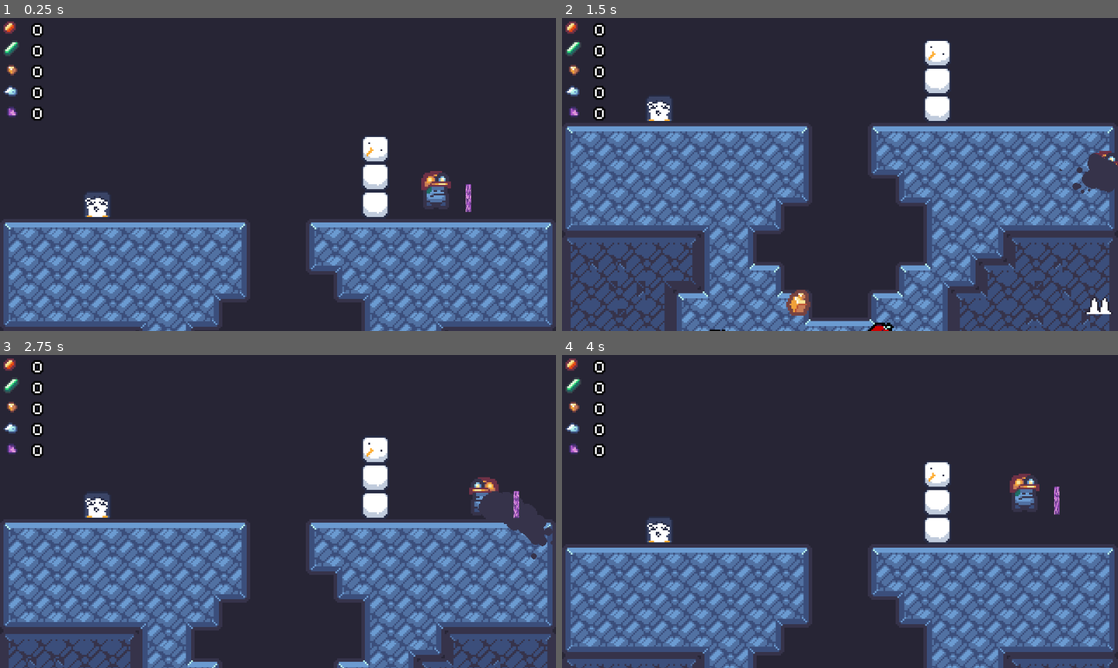
Above: before the commit, frames 1-4 (two rows, left to right).
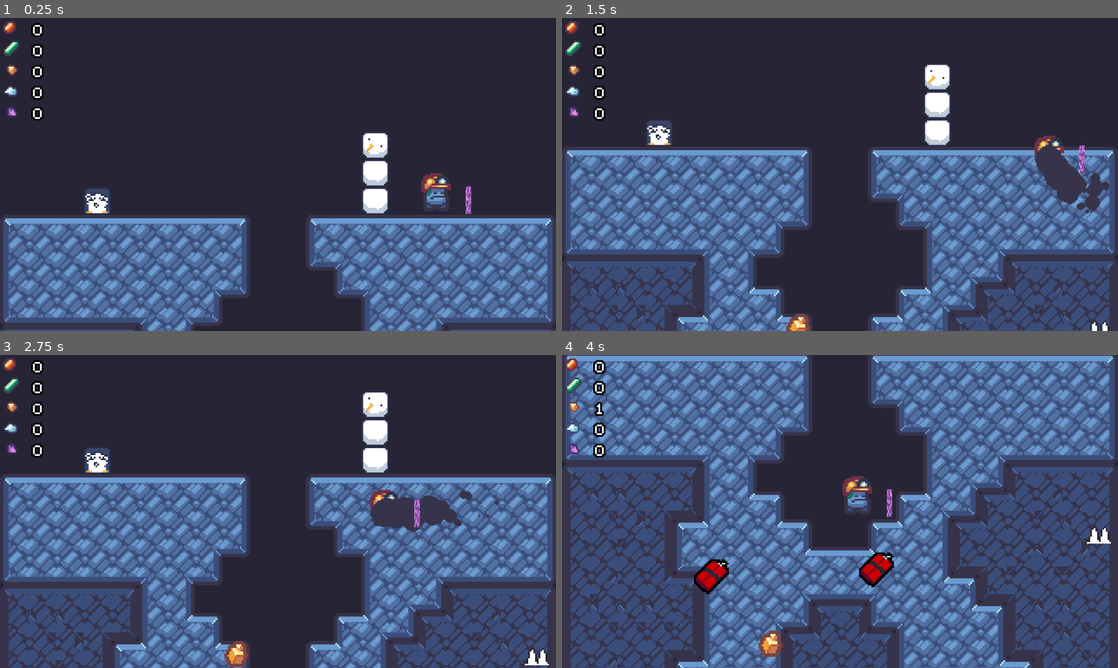
Above: after the commit, the same moments.

Repository: Ninesliced/ludumdare-57
Game: Godot game, scene res://scenes/main.tscn
Same seed, same stepped clock (60 frames per second), same inputs: the game is played once before the commit and once after it. The engine's default icon, where the game draws it, is replaced by a stand-in: a white triangle on a blue panel in a dark square.
Inputs (mouse positions are in pixels of both pictures, inside the frame that each line leads up to):
- Up to frame 1 (0.25 s): no input
- Up to frame 2 (1.5 s): move the mouse to (962, 158) at 0.52 s; hold D (right) 0.53-1.25 s; hold J (burrow) 0.53-1.25 s; click (962, 158) at 0.67 s; tap Space (jump) at 0.77, 0.8, 1.07 s; drag from (728, 190) to (795, 305) at 1.27 s
- Up to frame 3 (2.75 s): move the mouse to (333, 442) at 2.02 s; hold A (left) from 2.03 s (still down); hold J (burrow) from 2.03 s (still down); tap Space (jump) at 2.3 s
- Up to frame 4 (4 s): release A (left) at 2.75 s; release J (burrow) at 2.75 s; drag from (812, 574) to (673, 464) at 2.77 s; move the mouse to (1006, 558) at 3.52 s; hold D (right) from 3.53 s (still down); hold Right mouse button (right_click) from 3.53 s (still down); tap Space (jump) at 3.77, 3.8 s

The runs differ from the first frame. In frame 1, 18% of the frame differs, in the area x 0-100%, y 36-100%; in frame 2, 36%; in frame 3, 40%; in frame 4, 71%, in the area x 0-100%, y 0-100%.

Commit message:
add player bounciness and jump_force always when exiting burrow stazte

Diff:
--- /dev/null
+++ b/scenes/entities/player/collision_detector.gd
@@ -0,0 +1 @@
+extends Area2D
--- a/scenes/entities/player/components/player_burrowed_component.gd
+++ b/scenes/entities/player/components/player_burrowed_component.gd
@@ -5,7 +5,7 @@
 @export var rotation_speed: float = 5.0
 @export var move_speed : float = 200.0
 @export var mode : MovementMode = MovementMode.Directional
-
+@export var bouncy: bool = true
 
 enum MovementMode {
 	Directional,
@@ -15,6 +15,7 @@
 var current_direction: Vector2 = Vector2.ZERO
 var last_input_vector: Vector2 = Vector2.ZERO
 var list_last_input_vector: Array = []
+
 func set_current_direction(direction: Vector2) -> void:
 	if mode == MovementMode.Cardinal:
 		var angle = rad_to_deg(direction.angle())
@@ -47,6 +48,10 @@
 	velocity = velocity.move_toward(current_direction * move_speed, acceleration * delta)
 
 	player.velocity = velocity
+	var collision = player.move_and_collide(player.velocity * delta)
+	if bouncy and collision:
+		player.velocity = velocity.bounce(collision.get_normal())
+		current_direction = player.velocity.normalized()
 	pass
 
 func handle_directional():
--- a/scenes/entities/player/components/player_ground_movement_component.gd
+++ b/scenes/entities/player/components/player_ground_movement_component.gd
@@ -52,6 +52,7 @@
 		velocity.y = velocity.y * 0.5
 
 	player.velocity = velocity
+	player.move_and_slide()
 
 
 
--- a/scenes/entities/player/player.gd
+++ b/scenes/entities/player/player.gd
@@ -15,6 +15,9 @@
 @export var hold_to_burrow: bool = false
 const FALL_DAMAGE_VELLOCITY_Y = 400
 const MAX_LIFE = 1
+
+signal on_collide()
+
 var life = MAX_LIFE:
 	set(value):
 		life = value
@@ -47,7 +50,6 @@
 		if(velocity_before_collision.y > FALL_DAMAGE_VELLOCITY_Y && is_on_floor()):
 			remove_live("fall")
 			print("AIE degat chute")
-	move_and_slide()
 
 	pass
 
--- a/scenes/entities/player/player.tscn
+++ b/scenes/entities/player/player.tscn
@@ -13,6 +13,7 @@
 [ext_resource type="Script" uid="uid://j8o233wa8k7s" path="res://scenes/entities/player/states/grounded.gd" id="7_ovg4i"]
 [ext_resource type="Script" uid="uid://bbtpx3uely5l6" path="res://scenes/entities/player/grounded_detector.gd" id="9_5sj0x"]
 [ext_resource type="PackedScene" uid="uid://dbfqheet23eng" path="res://scenes/entities/player/components/stamina_component.tscn" id="11_7wli1"]
+[ext_resource type="Script" uid="uid://b8ba8ntl5hfxw" path="res://scenes/entities/player/collision_detector.gd" id="13_r4dfn"]
 
 [sub_resource type="AtlasTexture" id="AtlasTexture_r4dfn"]
 atlas = ExtResource("2_r4dfn")
@@ -119,6 +120,9 @@
 [sub_resource type="RectangleShape2D" id="RectangleShape2D_5sj0x"]
 size = Vector2(20, 17)
 
+[sub_resource type="RectangleShape2D" id="RectangleShape2D_xy2vv"]
+size = Vector2(16, 17)
+
 [node name="Player" type="CharacterBody2D"]
 collision_layer = 16
 collision_mask = 3
@@ -141,7 +145,8 @@
 
 [node name="Burrowed" parent="StateMachine" node_paths=PackedStringArray("playerBurrowedComponent", "collisionShape", "groundedDetector", "staminaComponent") instance=ExtResource("5_1murt")]
 script = ExtResource("6_5sj0x")
-exit_force = 1.4
+jump_force = 1.4
+hold_to_jump = false
 playerBurrowedComponent = NodePath("PlayerBurrowedComponent")
 collisionShape = NodePath("../../CollisionShape2D")
 groundedDetector = NodePath("../../GroundedDetector")
@@ -206,6 +211,16 @@
 shape = SubResource("RectangleShape2D_5sj0x")
 debug_color = Color(0.616123, 0.525215, 0.30918, 0.42)
 
+[node name="CollisionDetector" type="Area2D" parent="."]
+unique_name_in_owner = true
+collision_layer = 0
+collision_mask = 2
+script = ExtResource("13_r4dfn")
+
+[node name="CollisionShape" type="CollisionShape2D" parent="CollisionDetector"]
+shape = SubResource("RectangleShape2D_xy2vv")
+debug_color = Color(0.97126, 0, 0.449169, 0.42)
+
 [node name="Camera" type="Camera2D" parent="." groups=["camera"]]
 limit_left = 0
 limit_right = 320
@@ -222,3 +237,5 @@
 
 [connection signal="body_entered" from="GroundedDetector" to="GroundedDetector" method="_on_body_entered"]
 [connection signal="body_exited" from="GroundedDetector" to="GroundedDetector" method="_on_body_exited"]
+[connection signal="body_entered" from="CollisionDetector" to="CollisionDetector" method="_on_body_entered"]
+[connection signal="body_exited" from="CollisionDetector" to="CollisionDetector" method="_on_body_exited"]
--- a/scenes/entities/player/states/borrowed.gd
+++ b/scenes/entities/player/states/borrowed.gd
@@ -1,7 +1,7 @@
 extends State
 
-@export var exit_force: float = 0
-
+@export var jump_force: float = 0
+@export var hold_to_jump: bool = false
 @export var playerBurrowedComponent: PlayerBurrowedComponent = null
 @export var collisionShape: CollisionShape2D = null
 @export var groundedDetector : GroundedDetector = null
@@ -31,8 +31,10 @@
 	playerBurrowedComponent.physics_process(delta)
 	if (not groundedDetector.is_grounded()):
 		var player = entity as Player
-		if player.burrow_requested or player.jump_requested:
-			entity.velocity *= exit_force
+
+
+		if !hold_to_jump or (player.burrow_requested or player.jump_requested):
+			entity.velocity *= jump_force
 		else:
 			entity.velocity *= 0.1
 		emit_signal("state_finished", self, "grounded")
Not shown, added: scenes/entities/player/collision_detector.gd.uid
Not shown: 1 places in scenes/entities/player/player.tscn that only renumber resources
